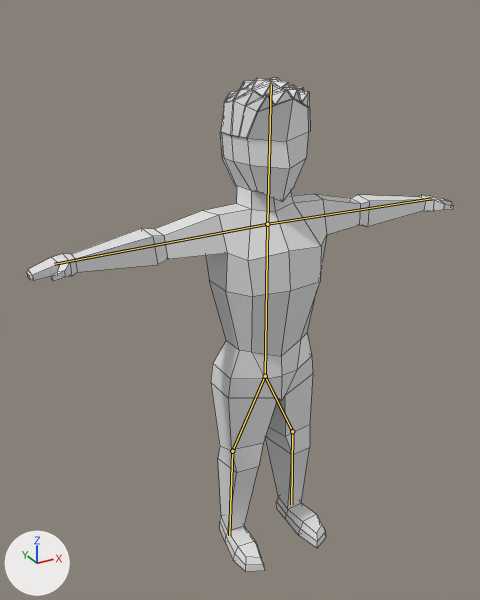
A saved change to the Blender file src/game/assets/human.blend.
One viewpoint serves both versions: a 50 mm camera at (-0.664, -1.094, 1.155) aimed at (-0.042, 0.036, 0.59). The axes (+X, +Y, +Z) are drawn at lower left. The lights are the same throughout. The bones that bend it are drawn over the model as lines. Mesh edges are drawn as thin lines.

In view in the first picture: 'Low_Poly_Man'.
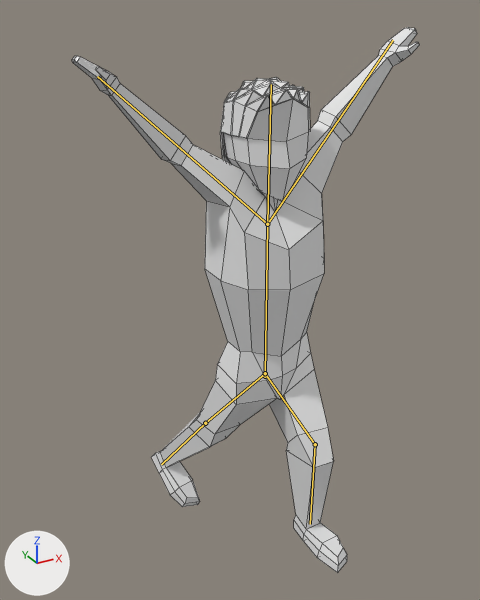
The newer file adds an action. The first version stands in its rest pose; the second is drawn at frame 1 of the action 'flee'.

Patch to the scene script:
```diff
--- a/src/game/assets/human.blend.py
+++ b/src/game/assets/human.blend.py
@@ bone_bone_001 @@
 bone_bone_001 = bpy.data.objects['Armature'].pose.bones['Bone.001']  # child of 'Bone'
-bone_bone_001.rotation_quaternion = (1.0, 0.0, 0.0, 0.0)  # degrees (0, 0, 0)
+bone_bone_001.rotation_quaternion = (0.902, -0.017, 0.045, 0.43)  # degrees (1, 5, 51)
@@ bone_bone_002 @@
 bone_bone_002 = bpy.data.objects['Armature'].pose.bones['Bone.002']  # child of 'Bone'
-bone_bone_002.rotation_quaternion = (1.0, 0.0, 0.0, 0.0)  # degrees (0, 0, 0)
+bone_bone_002.rotation_quaternion = (0.925, -0.042, 0.041, -0.376)  # degrees (-6, 3, -44)
@@ bone_bone_004 @@
 bone_bone_004 = bpy.data.objects['Armature'].pose.bones['Bone.004']
-bone_bone_004.location = (0.0, 0.0, 0.0)
-bone_bone_004.rotation_quaternion = (1.0, 0.0, 0.0, 0.0)  # degrees (0, 0, 0)
+bone_bone_004.location = (0.002, -0.005, 0.002)
+bone_bone_004.rotation_quaternion = (0.926, 0.053, -0.301, -0.22)  # degrees (16, -32, -31)
@@ bone_bone_006 @@
 bone_bone_006 = bpy.data.objects['Armature'].pose.bones['Bone.006']
-bone_bone_006.location = (0.0, 0.0, 0.0)
-bone_bone_006.rotation_quaternion = (1.0, 0.0, 0.0, 0.0)  # degrees (0, 0, 0)
+bone_bone_006.location = (-0.002, -0.004, 0.002)
+bone_bone_006.rotation_quaternion = (0.946, -0.01, -0.031, -0.319)  # degrees (0, -4, -37)
@@ bone_bone_007 @@
 bone_bone_007 = bpy.data.objects['Armature'].pose.bones['Bone.007']  # child of 'Bone.006'
-bone_bone_007.rotation_quaternion = (1.0, 0.0, 0.0, 0.0)  # degrees (0, 0, 0)
+bone_bone_007.rotation_quaternion = (0.949, -0.014, -0.089, 0.298)  # degrees (-5, -9, 35)
```

Boxes (x1, y1, x2, y2) around the edits, measured in the pictures (480 x 600 px):
'Low_Poly_Man', posed (18% narrower, 10% taller): before (27, 77, 453, 572); after (72, 27, 420, 573)
bone 'Bone.001', root to tip: before (267, 224) to (432, 198); after (267, 224) to (393, 40)
bone 'Bone.002', root to tip: before (267, 224) to (54, 264); after (267, 224) to (97, 76)
bone 'Bone.004', root to tip: before (265, 376) to (232, 451); after (265, 373) to (205, 423)
bone 'Bone.006', root to tip: before (265, 376) to (292, 431); after (265, 373) to (315, 444)
bone 'Bone.007', root to tip: before (292, 431) to (291, 504); after (315, 444) to (310, 524)
